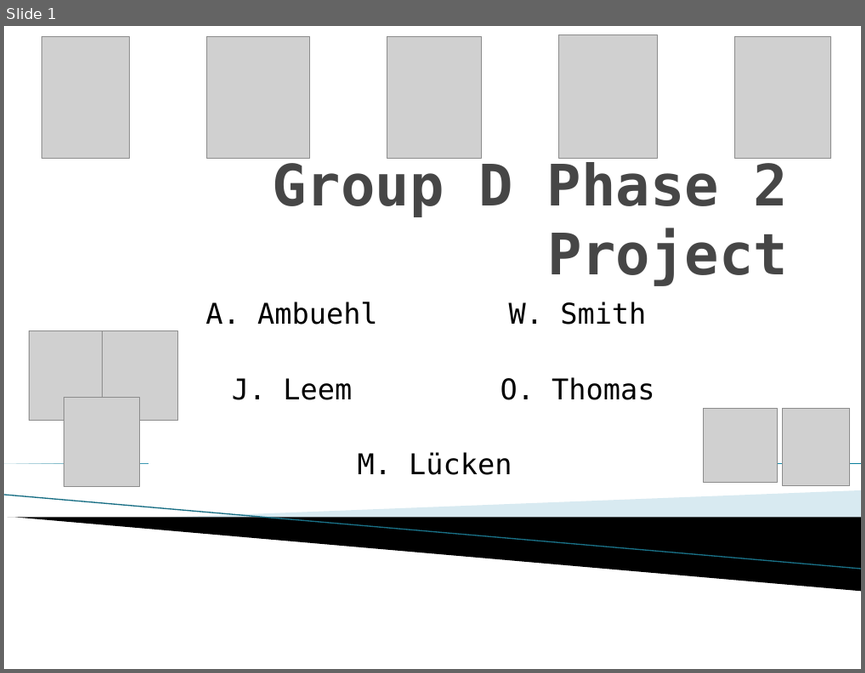
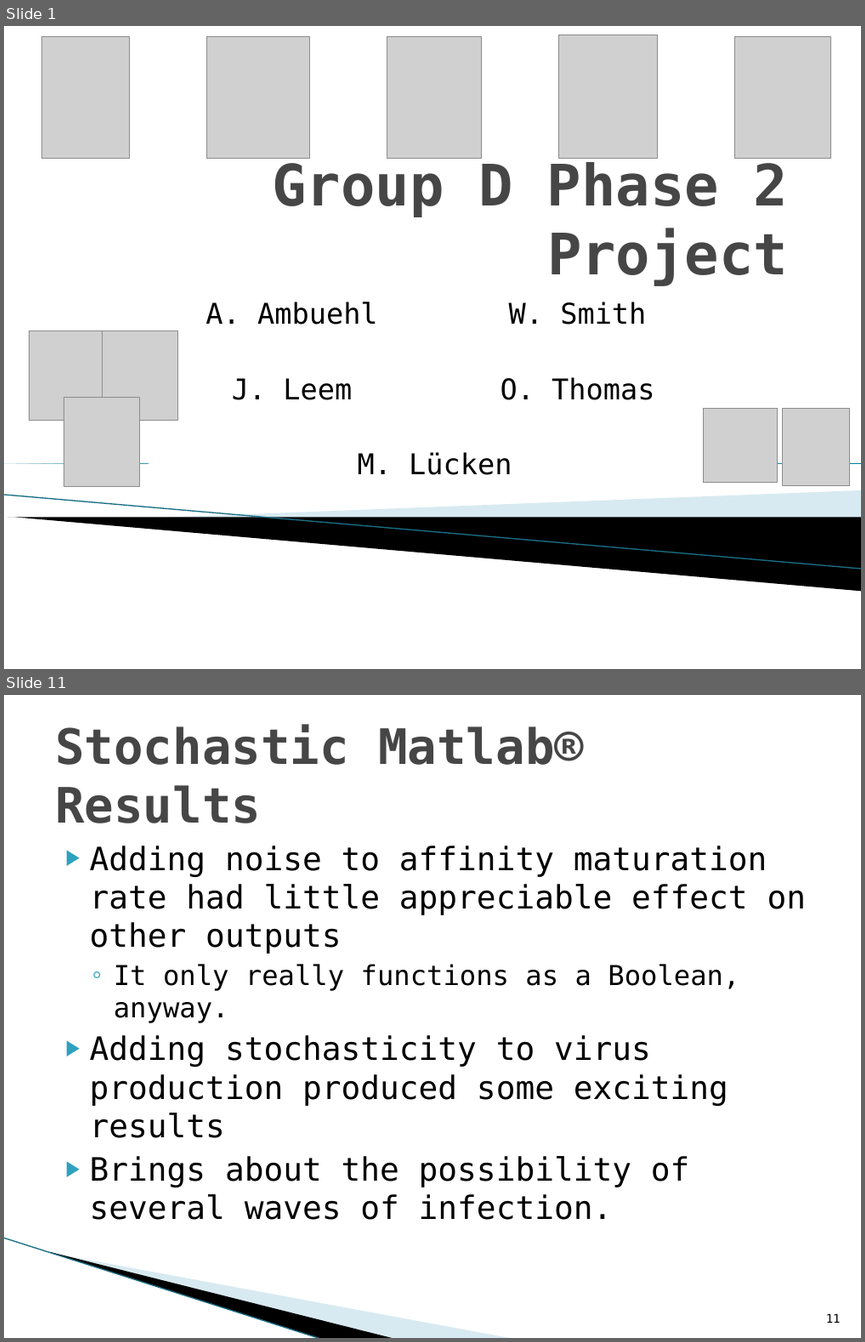
Before and after one commit to jleem10/GroupD_Phase2, a slide deck: Presentation.pptx. Shown one above the other, each under a label of ours: slide 1 before the commit, slides 1 and 11 after it; the slides between them are not shown. The pictures are 865x673 and 865x1342 pixels, drawn with LibreOffice and Linux fonts; fonts in the diff are those of the drawing; grey boxes stand for pictures; background and template pictures are left out. Boxes give left, top, right and bottom in pixels: in the first picture for what was removed or moved away, otherwise in the second. Text is boxed around its words. In the diff, an @@ line names an element or a change of style, - is before the commit and + after.

Commit message:
stochastic matlab in presentation

```diff
--- a/Presentation.pptx
+++ b/Presentation.pptx
@@ slide 11 added at bbox=[4, 695, 861, 1338], background #FFFFFF @@
@@ title added at bbox=[55, 725, 584, 823], 41 pt, text #464646, bold @@
+Stochastic Matlab® Results
@@ text added at bbox=[90, 845, 806, 1219], 27 pt, text #000000 @@
+▶ Adding noise to affinity maturation rate had little appreciable effect on other outputs
+  ◦ It only really functions as a Boolean, anyway.
+▶ Adding stochasticity to virus production produced some exciting results
+▶ Brings about the possibility of several waves of infection.
@@ line added from (4, 1237) to (322, 1338), #97C5D8 0.95 pt @@
@@ freeform shape added at bbox=[49, 1251, 396, 1338], fill #000000 @@
@@ freeform shape added at bbox=[51, 1252, 514, 1338], fill #A0CBDC at 40% opacity @@
@@ page number added at bbox=[826, 1313, 840, 1322], 10 pt, text #000000 @@
+11
```
Also in this commit, not shown: 11 other slides added, 1 slide removed.
